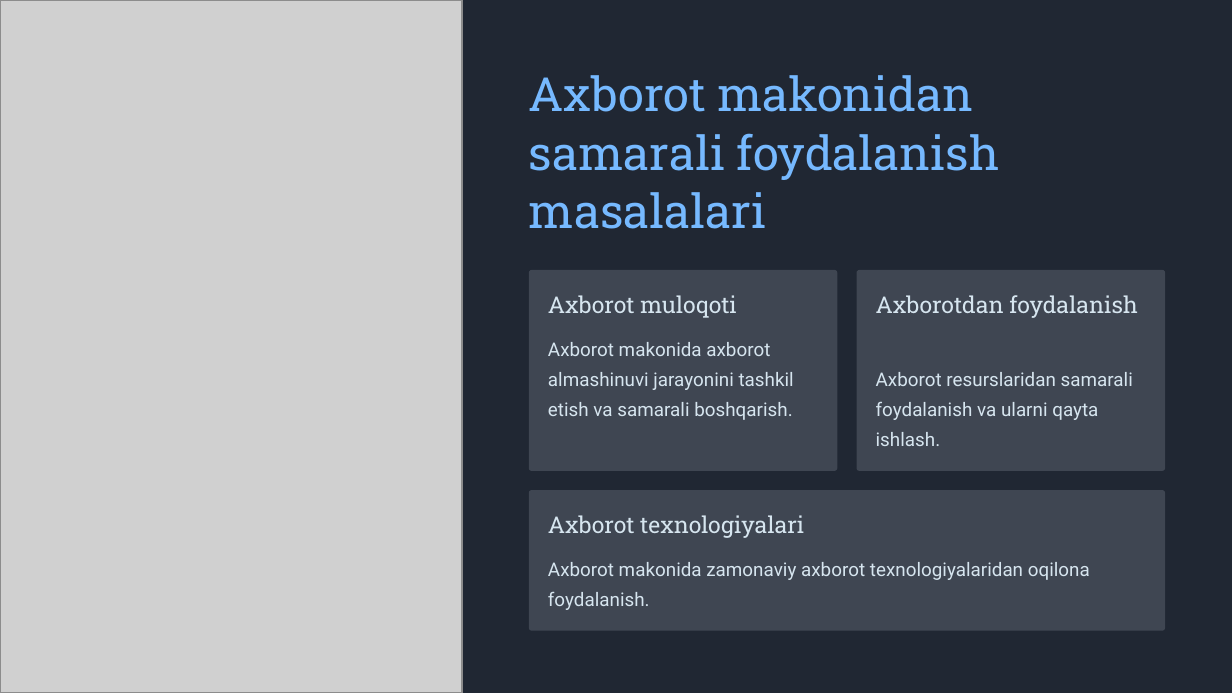
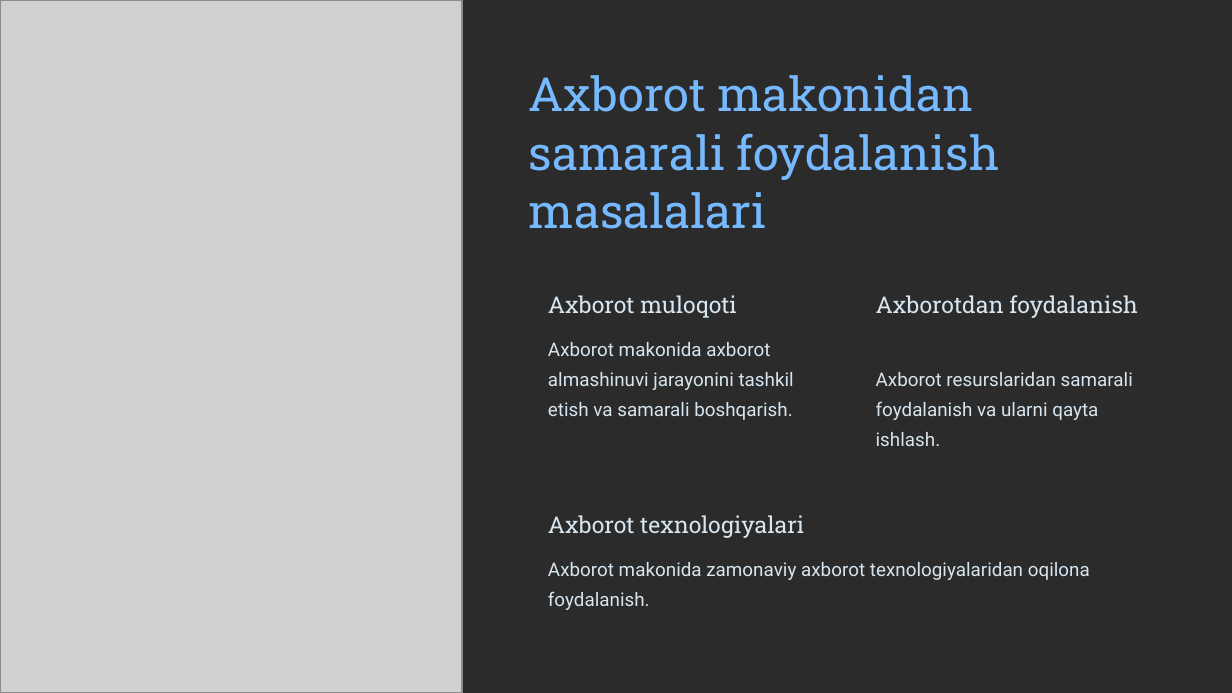
Before and after one commit to qarshiyevnodir-stack/student_helper_bot, a slide deck: slide 7 of templates/shablonlar/gamma2.pptx. Drawn at 1232x693 pixels with LibreOffice and Linux fonts; fonts in the diff are those of the drawing; grey boxes stand for pictures; background and template pictures are left out; a plain dark background stands for a picture behind light text. Boxes give left, top, right and bottom in pixels: in the first picture for what was removed or moved away, otherwise in the second. Text is boxed around its words. In the diff, an @@ line names an element or a change of style, - is before the commit and + after.

Commit message:
Fix: yangi Stil_gamma2 shablon o'rnatildi; duplicate_slide_with_rels ishlatiladi — background va rasmlar to'g'ri nusxalanadi

```diff
--- a/templates/shablonlar/gamma2.pptx
+++ b/templates/shablonlar/gamma2.pptx
@@ background #202733 to picture (left out) @@
@@ rounded rectangle removed at (x1=529, y1=270, x2=837, y2=471) @@
@@ rounded rectangle removed at (x1=856, y1=270, x2=1164, y2=471) @@
@@ rounded rectangle removed at (x1=529, y1=490, x2=1164, y2=631) @@
```
Also in this commit, not shown: 4 other slides changed, 1 other file.
